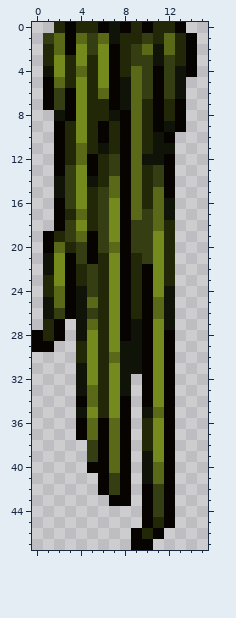
One commit to this pixel-art sprite: content/Entities/Nature/Vine/vine.png. Above: the version before the commit.
The file is 16x48 pixels.
Now the later version:
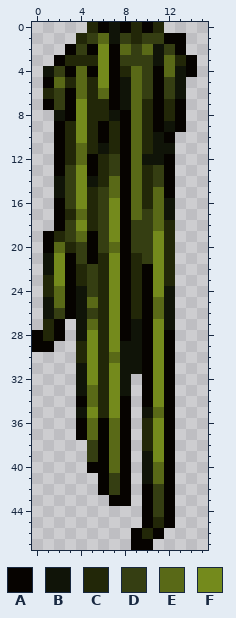
Palette (. is transparent): A #060300  B #101408  C #222708  D #353e12  E #596917  F #748a1c
The edit:
{"y":0,"x":2,"old":"CAC","new":"..."}
{"y":0,"x":12,"old":"CA","new":".."}
{"y":1,"x":1,"old":"DEAE","new":"...C"}
{"y":1,"x":8,"old":"C","new":"D"}
{"y":1,"x":11,"old":"CECA","new":"DAA."}
{"y":2,"x":1,"old":"CE","new":".."}
{"y":2,"x":4,"old":"FD","new":"DA"}
{"y":2,"x":8,"old":"C","new":"E"}
{"y":2,"x":12,"old":"ECA","new":"DA."}
{"y":3,"x":1,"old":"CF","new":".A"}
{"y":3,"x":4,"old":"F","new":"C"}
{"y":3,"x":8,"old":"C","new":"D"}
{"y":3,"x":12,"old":"D","new":"E"}
{"y":4,"x":2,"old":"FC","new":"DA"}
{"y":4,"x":5,"old":"C","new":"A"}
{"y":4,"x":12,"old":"D","new":"E"}
{"y":5,"x":4,"old":"F","new":"E"}
{"y":6,"x":1,"old":"A","new":"C"}
{"y":6,"x":4,"old":"F","new":"E"}
